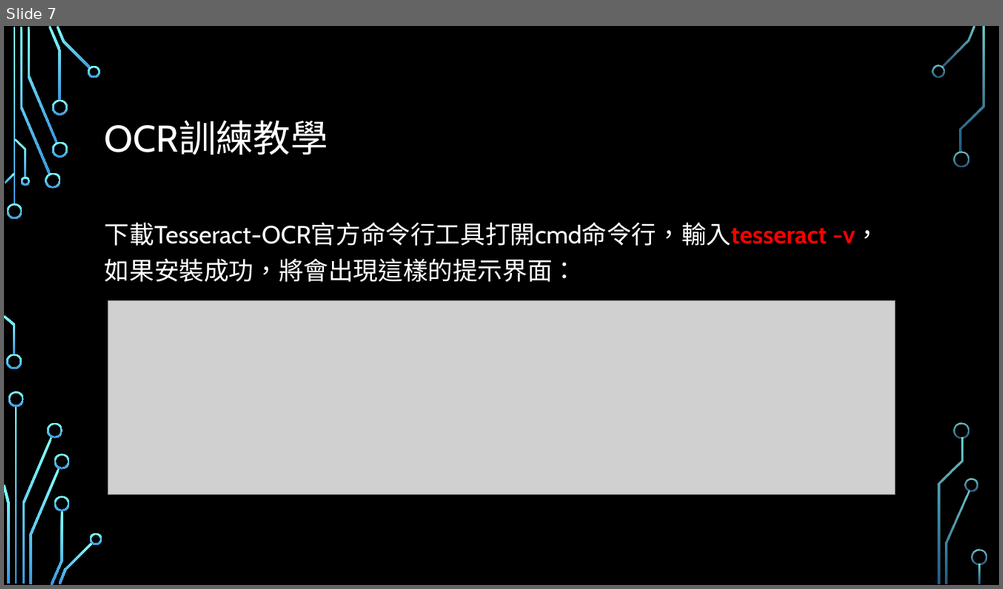
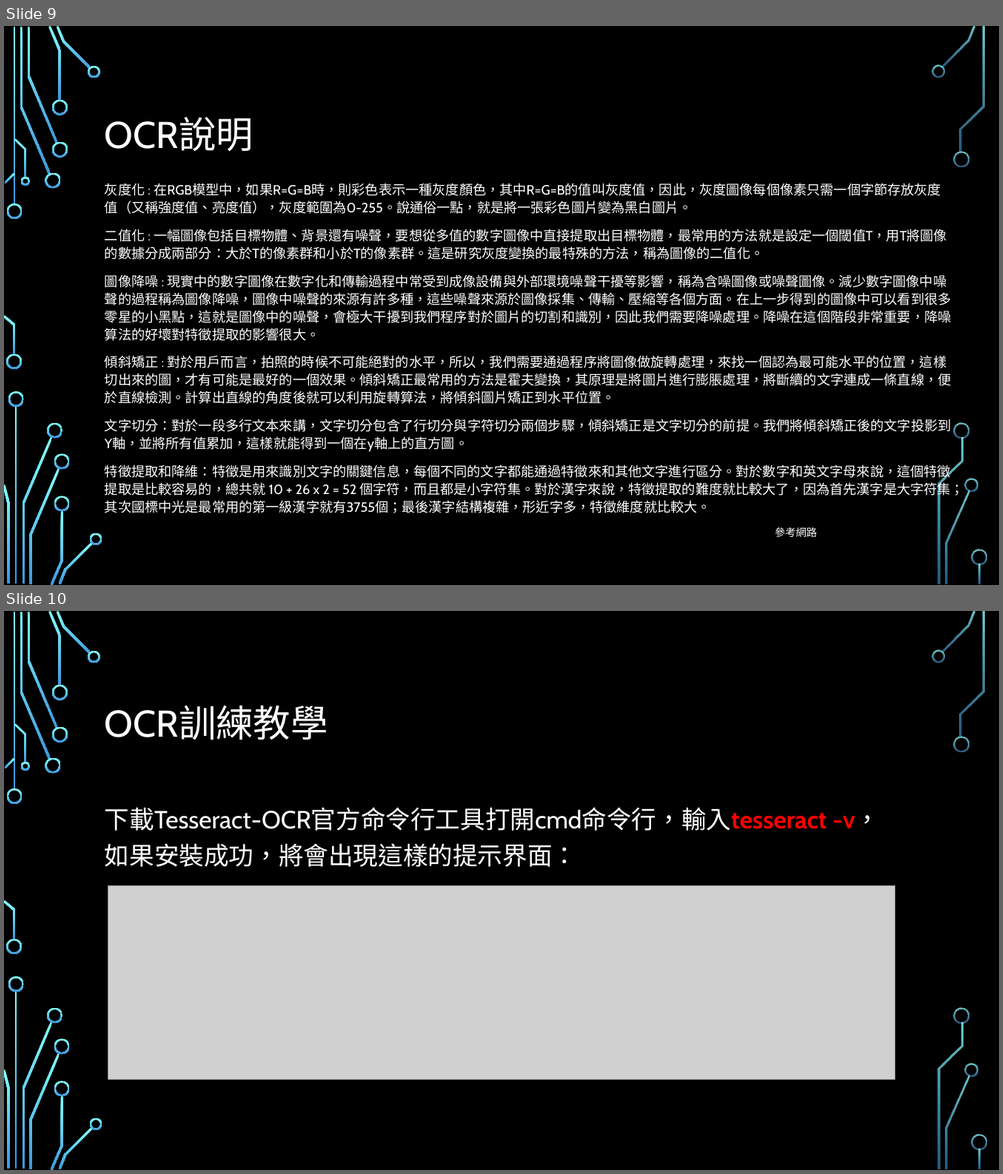
Before and after one commit to sky14785214/Python, a slide deck: 專題資料夾/專題報告資料夾/1080910/第一組_車牌辨識_1080910.pptx. Shown one above the other, each under a label of ours: slide 7 before the commit, slides 9 and 10 after it. The pictures are 1003x589 and 1003x1174 pixels, drawn with LibreOffice and Linux fonts; fonts in the diff are those of the drawing; grey boxes stand for pictures; background and template pictures are left out. Boxes give left, top, right and bottom in pixels: in the first picture for what was removed or moved away, otherwise in the second. Text is boxed around its words. In the diff, an @@ line names an element or a change of style, - is before the commit and + after.

Commit message:
108 09 10

```diff
--- a/專題資料夾/專題報告資料夾/1080910/第一組_車牌辨識_1080910.pptx
+++ b/專題資料夾/專題報告資料夾/1080910/第一組_車牌辨識_1080910.pptx
@@ slide 9 added at (4, 26, 999, 585), background picture (left out); not listed: 36 template elements that a slide beside it also shows @@
@@ title added at (105, 117, 253, 151), 36 pt, text #FFFFFF @@
+OCR說明
@@ text added at (105, 183, 964, 537), 12.9 pt, text #FFFFFF @@
+灰度化 : 在RGB模型中，如果R=G=B時，則彩色表示一種灰度顏色，其中R=G=B的值叫灰度值，因此，灰度圖像每個像素只需一個字節存放灰度值（又稱強度值、亮度值），灰度範圍為0-255。說通俗一點，就是將一張彩色圖片變為黑白圖片。
+二值化 : 一幅圖像包括目標物體、背景還有噪聲，要想從多值的數字圖像中直接提取出目標物體，最常用的方法就是設定一個閾值T，用T將圖像的數據分成兩部分：大於T的像素群和小於T的像素群。這是研究灰度變換的最特殊的方法，稱為圖像的二值化。
+圖像降噪 : 現實中的數字圖像在數字化和傳輸過程中常受到成像設備與外部環境噪聲干擾等影響，稱為含噪圖像或噪聲圖像。減少數字圖像中噪聲的過程稱為圖像降噪，圖像中噪聲的來源有許多種，這些噪聲來源於圖像採集、傳輸、壓縮等各個方面。在上一步得到的圖像中可以看到很多零星的小黑點，這就是圖像中的噪聲，會極大干擾到我們程序對於圖片的切割和識別，因此我們需要降噪處理。降噪在這個階段非常重要，降噪算法的好壞對特徵提取的影響很大。
+傾斜矯正 : 對於用戶而言，拍照的時候不可能絕對的水平，所以，我們需要通過程序將圖像做旋轉處理，來找一個認為最可能水平的位置，這樣切出來的圖，才有可能是最好的一個效果。傾斜矯正最常用的方法是霍夫變換，其原理是將圖片進行膨脹處理，將斷續的文字連成一條直線，便於直線檢測。計算出直線的角度後就可以利用旋轉算法，將傾斜圖片矯正到水平位置。
+文字切分：對於一段多行文本來講，文字切分包含了行切分與字符切分兩個步驟，傾斜矯正是文字切分的前提。我們將傾斜矯正後的文字投影到 Y軸，並將所有值累加，這樣就能得到一個在y軸上的直方圖。
+特徵提取和降維：特徵是用來識別文字的關鍵信息，每個不同的文字都能通過特徵來和其他文字進行區分。對於數字和英文字母來說，這個特徵提取是比較容易的，總共就 10 + 26 x 2 = 52 個字符，而且都是小字符集。對於漢字來說，特徵提取的難度就比較大了，因為首先漢字是大字符集；其次國標中光是最常用的第一級漢字就有3755個；最後漢字結構複雜，形近字多，特徵維度就比較大。
+參考網路
@@ what was slide 7 is now slide 10 @@
```
Also in this commit, not shown: 1 slide changed, 2 other slides added.
